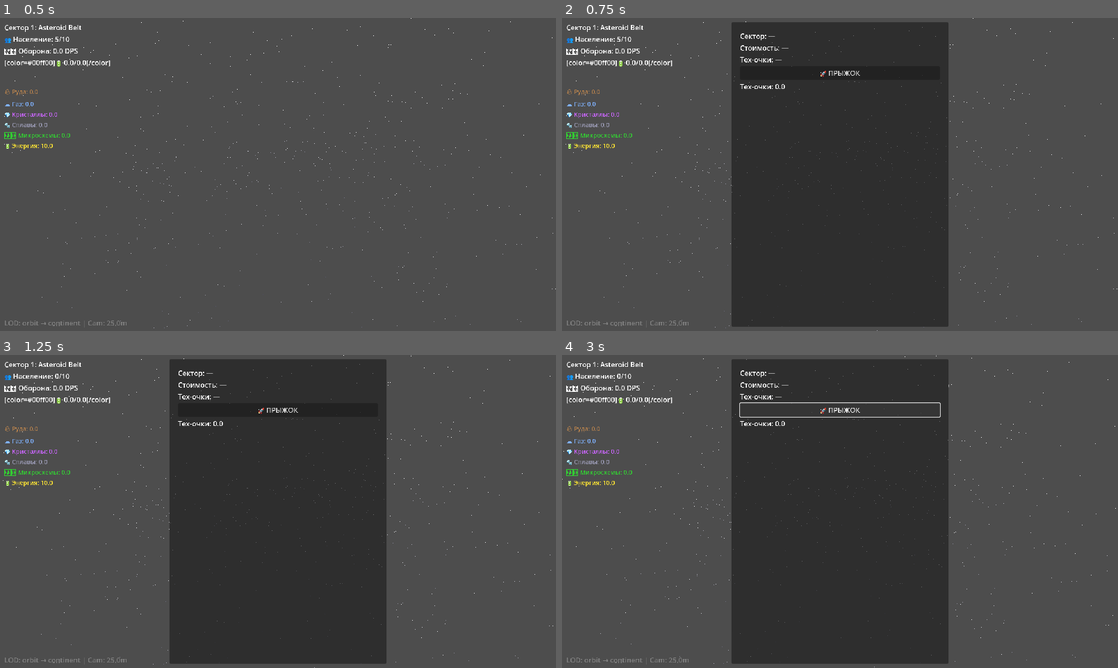
Above: before the commit, frames 1-4 (two rows, left to right).
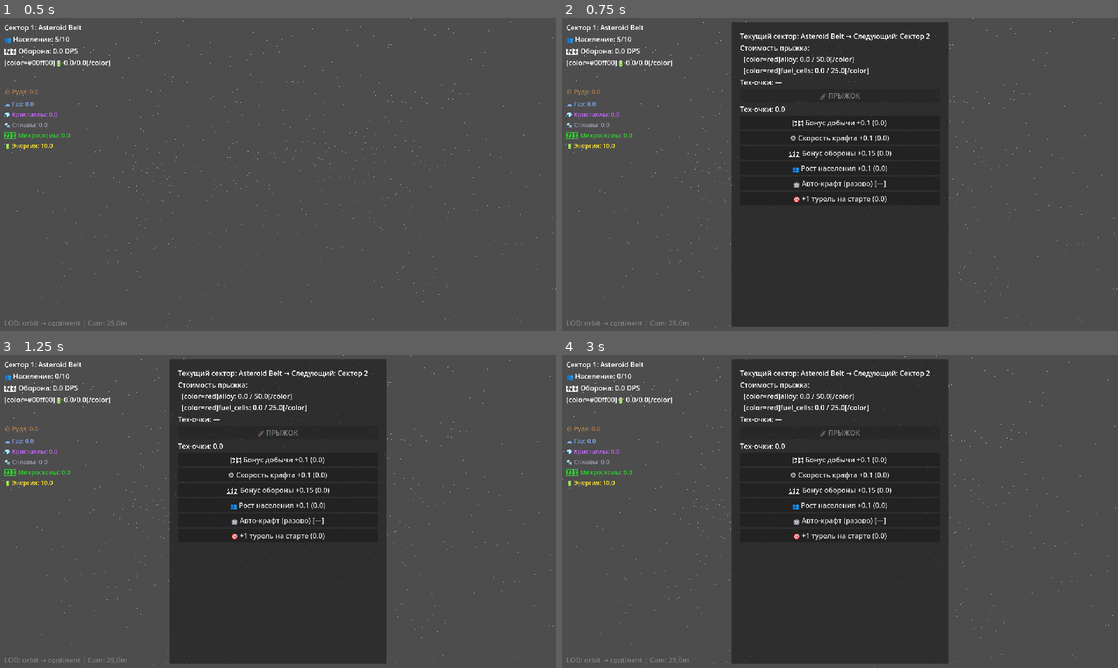
Above: after the commit, the same moments.

Repository: foginson097-spec/void-fortress
Game: Godot game, scene res://scenes/main.tscn
Same seed, same stepped clock (60 frames per second), same inputs: the game is played once before the commit and once after it.
Inputs (mouse positions are in pixels of both pictures, inside the frame that each line leads up to):
- Up to frame 1 (0.5 s): no input
- Up to frame 2 (0.75 s): tap Enter at 0.5 s; move the mouse to (962, 158) at 0.52 s; tap P at 0.6 s; click (962, 158) at 0.67 s
- Up to frame 3 (1.25 s): no input
- Up to frame 4 (3 s): click (840, 536) at 1.25 s, where only the run after the commit has a clickable "🎯 +1 турель на старте (0.0)"; click (840, 536) at 2 s, where only the run after the commit has a clickable "🎯 +1 турель на старте (0.0)"; click (840, 411) at 2.75 s, where only the run before the commit has a clickable "🚀 ПРЫЖОК"

Frame 1 is identical in both runs. In frame 2, 1.7% of the frame differs, in the area x 32-68%, y 4-60%; in frame 3, 1.7%; in frame 4, 1.9%, in the area x 31-69%, y 4-60%.
Error before the commit: Invalid access to property or key 'pressed' on a base object of type 'null instance'. (res://scripts/ui/prestige_ui.gd:14)
Error after the commit: Cannot call method 'get_children' on a null value. (res://scripts/systems_3d/ship_builder.gd:372)

Commit message:
Fix: prestige_ui paths (Panel/VBox nesting) + suppress warnings
- prestige_ui.gd: fixed @onready paths ( → /VBox/SectorInfo, all 6)
- game_controller.gd: pos → _pos (unused var warning)
- game_state.gd: added @warning_ignore for _accumulated_time (used externally)

Diff:
--- a/scripts/autoload/game_state.gd
+++ b/scripts/autoload/game_state.gd
@@ -40,6 +40,7 @@
 var last_save_timestamp: float = 0.0
 
 # How many seconds have passed in this session since last tick
+@warning_ignore("unused_private_class_variable")
 var _accumulated_time: float = 0.0
 
 # ---------- SIGNALS ----------
--- a/scripts/game_controller.gd
+++ b/scripts/game_controller.gd
@@ -150,7 +150,7 @@
 			if parts.size() >= 3:
 				var col: int = parts[1].to_int()
 				var row: int = parts[2].to_int()
-				var pos: Vector2i = Vector2i(col, row)
+				var _pos: Vector2i = Vector2i(col, row)
 				print("[3D Click] Cell: %d,%d" % [col, row])
 				# TODO: показать панель апгрейда для этой ячейки
 
--- a/scripts/ui/prestige_ui.gd
+++ b/scripts/ui/prestige_ui.gd
@@ -1,12 +1,12 @@
 extends Control
 ## Prestige screen — shown when player wants to jump to next sector.
 
-@onready var sector_info: Label = $SectorInfo
-@onready var cost_label: Label = $CostLabel
-@onready var tech_preview: Label = $TechPreview
-@onready var jump_btn: Button = $JumpBtn
-@onready var upgrade_list: VBoxContainer = $UpgradeList
-@onready var tech_points_label: Label = $TechPointsLabel
+@onready var sector_info: Label = $Panel/VBox/SectorInfo
+@onready var cost_label: Label = $Panel/VBox/CostLabel
+@onready var tech_preview: Label = $Panel/VBox/TechPreview
+@onready var jump_btn: Button = $Panel/VBox/JumpBtn
+@onready var upgrade_list: VBoxContainer = $Panel/VBox/UpgradeList
+@onready var tech_points_label: Label = $Panel/VBox/TechPointsLabel
 
 
 func _ready() -> void:
